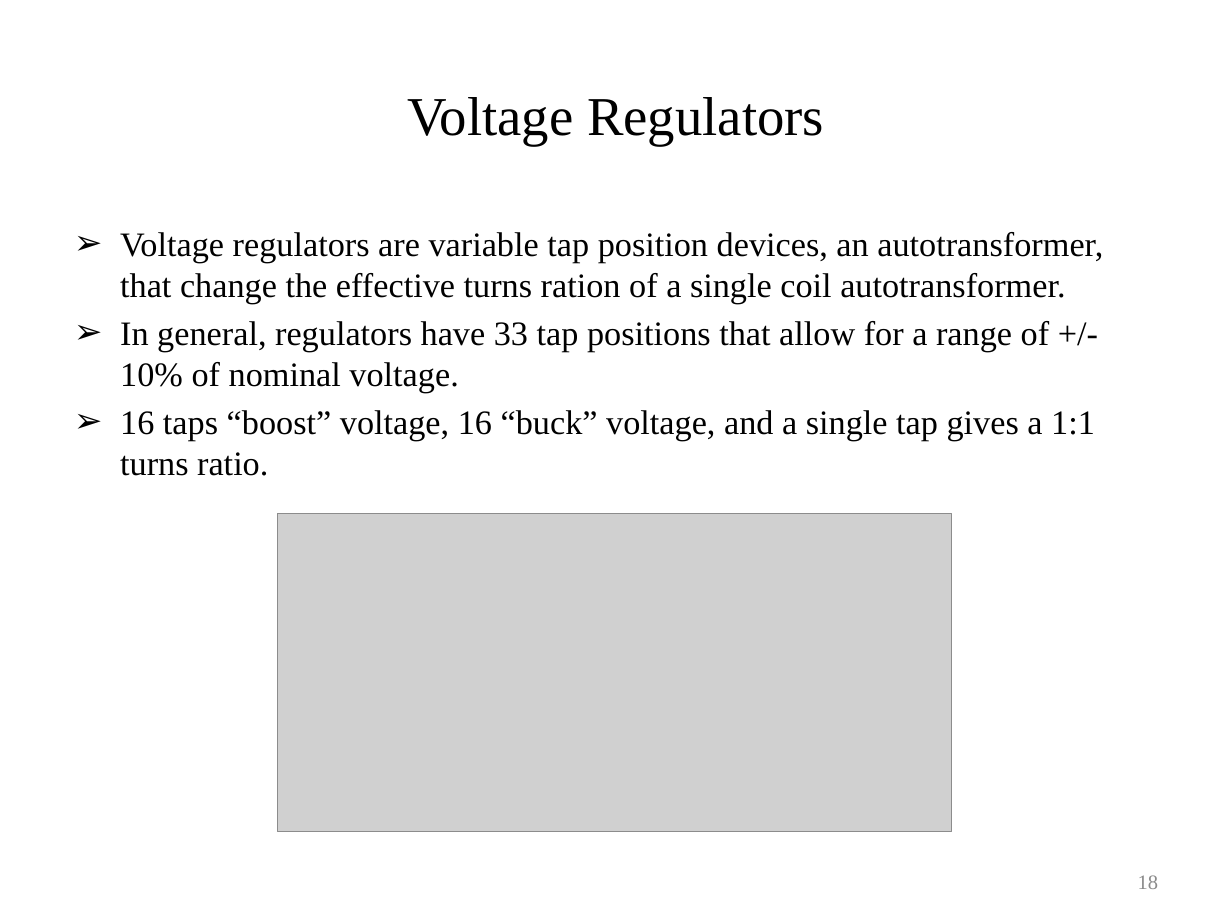
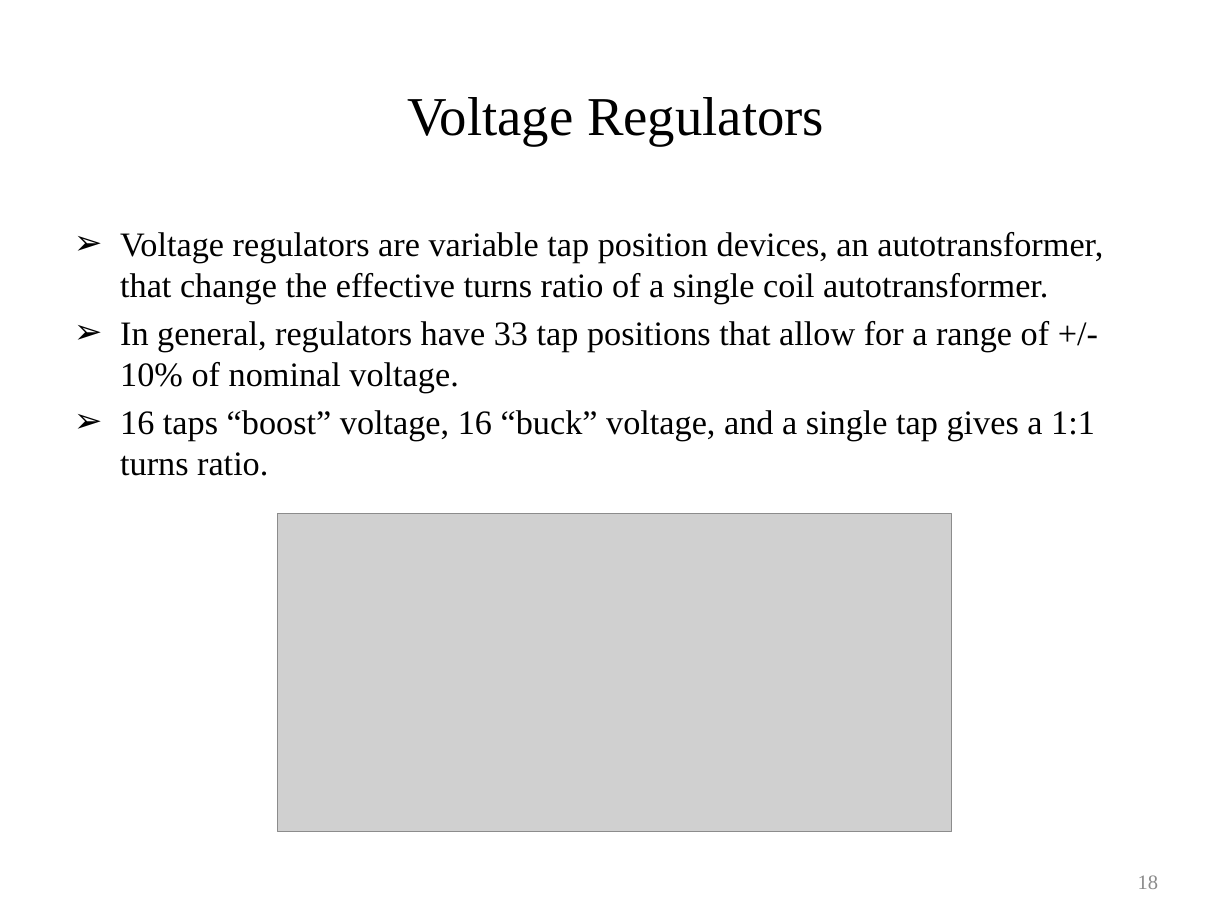
Before and after one commit to gridlab-d/course, a slide deck: slide 18 of University of Washington Class/Module 4 - Voltage control devices.pptx. Drawn at 1232x924 pixels with LibreOffice and Linux fonts; fonts in the diff are those of the drawing; grey boxes stand for pictures. Boxes give left, top, right and bottom in pixels: in the first picture for what was removed or moved away, otherwise in the second. Text is boxed around its words. In the diff, an @@ line names an element or a change of style, - is before the commit and + after.

Commit message:
Minor updates for consistency and spelling

```diff
--- a/University of Washington Class/Module 4 - Voltage control devices.pptx
+++ b/University of Washington Class/Module 4 - Voltage control devices.pptx
@@ text at [120, 232, 1103, 304]: text changed @@
-➢ Voltage regulators are variable tap position devices, an autotransformer, that change the effective turns ration of a single coil autotransformer.
+➢ Voltage regulators are variable tap position devices, an autotransformer, that change the effective turns ratio of a single coil autotransformer.
```
Also in this commit, not shown: 12 other slides changed.
